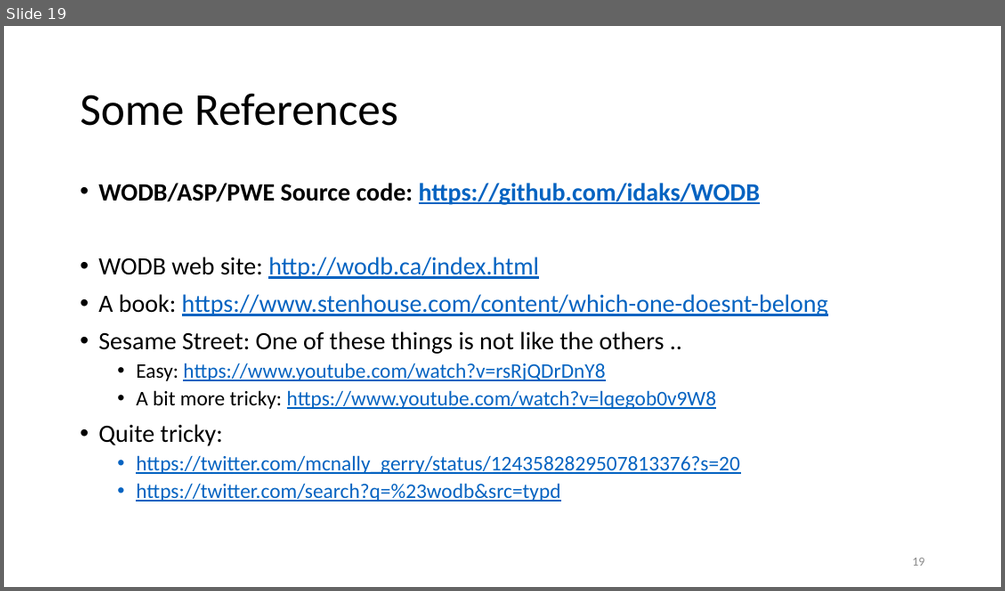
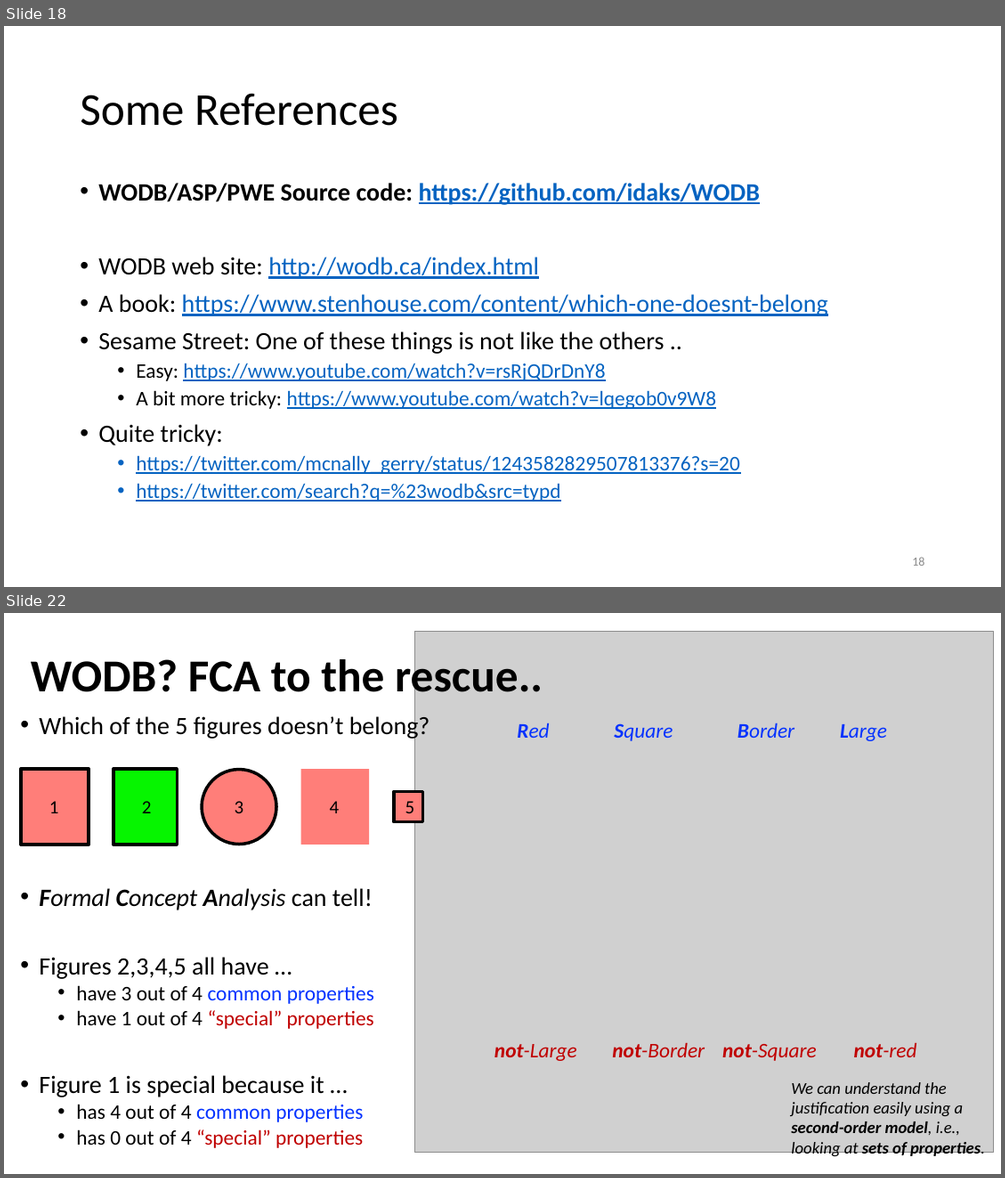
Before and after one commit to idaks/WODB, a slide deck: automorphisms/WODB-JCDL-workshop.pptx. Shown one above the other, each under a label of ours: slide 19 before the commit, slides 18 and 22 after it; the slides between them are not shown. The pictures are 1005x591 and 1005x1178 pixels, drawn with LibreOffice and Linux fonts; fonts in the diff are those of the drawing; grey boxes stand for pictures. Boxes give left, top, right and bottom in pixels: in the first picture for what was removed or moved away, otherwise in the second. Text is boxed around its words. In the diff, an @@ line names an element or a change of style, - is before the commit and + after.

Commit message:
finalized WODB slides

```diff
--- a/automorphisms/WODB-JCDL-workshop.pptx
+++ b/automorphisms/WODB-JCDL-workshop.pptx
@@ slide 22 added at (4,613,1001,1174), background #FFFFFF @@
@@ picture added at (414,632,994,1152) @@
@@ title added at (31,654,542,703), 44 pt, text #000000, bold @@
+WODB? FCA to the rescue..
@@ text added at (39,714,430,1148), 20 pt, text #000000 @@
+• Which of the 5 figures doesn’t belong?
+• Formal Concept Analysis can tell!
+• Figures 2,3,4,5 all have …
+  • have 3 out of 4 common properties
+  • have 1 out of 4 “special” properties
+• Figure 1 is special because it …
+  • has 4 out of 4 common properties
+  • has 0 out of 4 “special” properties
@@ text added at (517,722,549,738), 20 pt, text #0432FF, italic @@
+Red
@@ text added at (614,723,672,741), 20 pt, text #0432FF, italic @@
+Square
@@ text added at (737,722,794,738), 20 pt, text #0432FF, italic @@
+Border
@@ text added at (840,724,887,741), 20 pt, text #0432FF, italic @@
+Large
@@ group added at (21,770,423,844): 4 rectangles, 1 ellipse @@
+1
+2
+4
+5
+3
@@ text added at (494,1044,577,1061), 20 pt, text #C00000, italic @@
+not-Large
@@ text added at (612,1042,704,1057), 20 pt, text #C00000, italic @@
+not-Border
@@ text added at (722,1044,817,1061), 20 pt, text #C00000, italic @@
+not-Square
@@ text added at (854,1042,917,1057), 20 pt, text #C00000, italic @@
+not-red
@@ text added at (791,1082,985,1159), 16 pt, text #000000, italic @@
+We can understand the justification easily using a second-order model, i.e., looking at sets of properties.
@@ what was slide 19 is now slide 18 @@
@@ page number at (912,556,924,565): text changed @@
-19
+18
```
Also in this commit, not shown: 3 slides changed, 2 other slides added, 3 other files.
